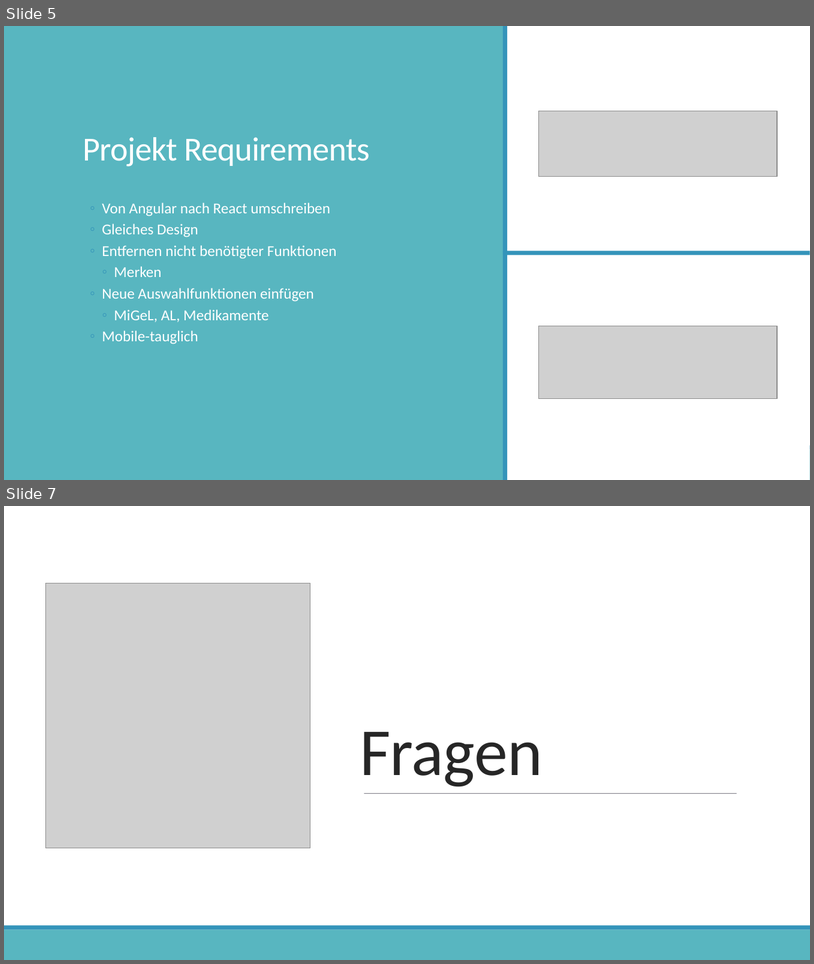
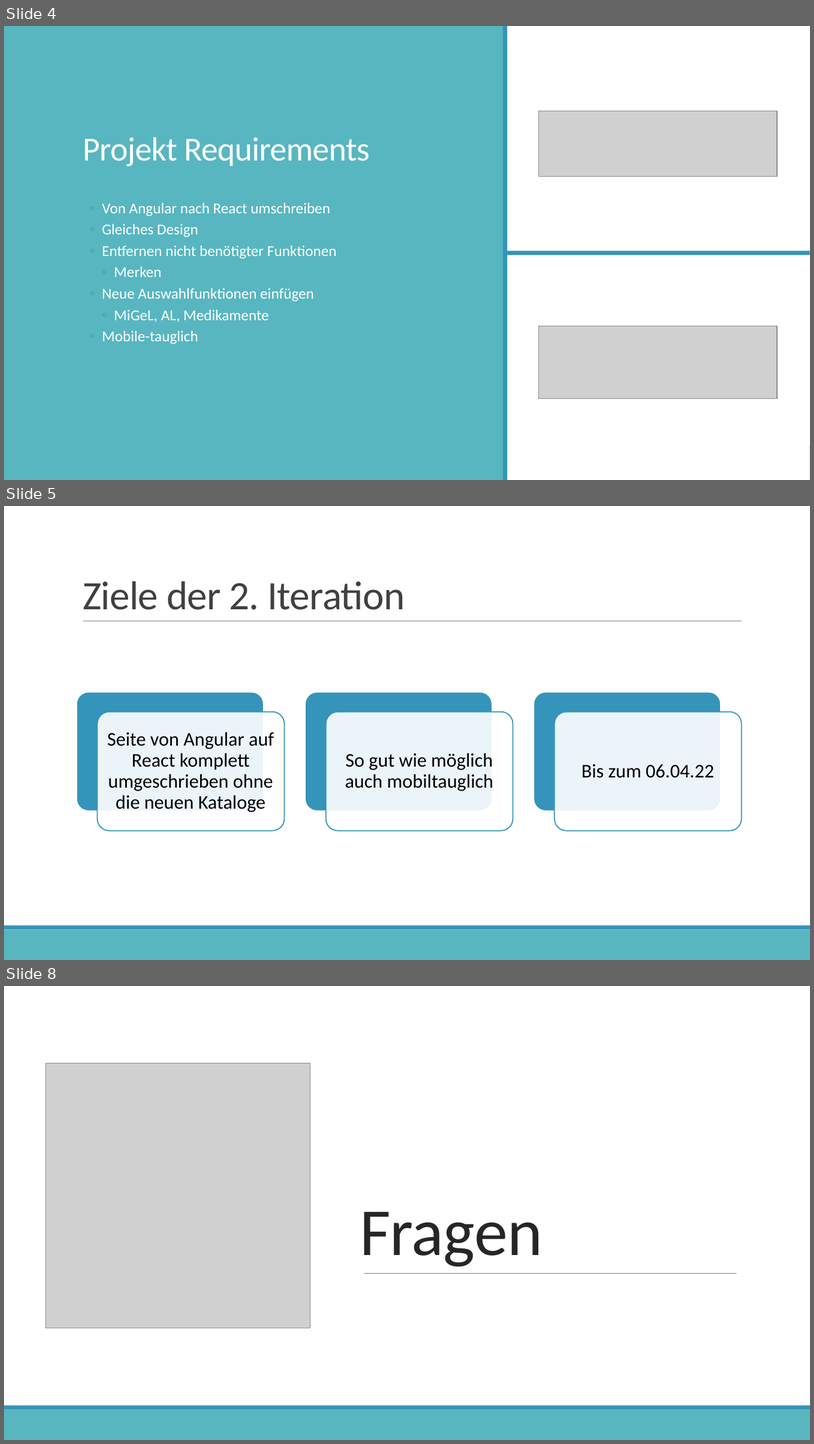
Before and after one commit to JanKoch99/PSE_DELIVERABLES, a slide deck: Präsentationen/3. Vortrag.pptx. Shown one above the other, each under a label of ours: slides 5 and 7 before the commit, slides 4, 5 and 8 after it; the slides between them are not shown. The pictures are 814x964 and 814x1444 pixels, drawn with LibreOffice and Linux fonts; fonts in the diff are those of the drawing; grey boxes stand for pictures; background and template pictures are left out. Boxes give left, top, right and bottom in pixels: in the first picture for what was removed or moved away, otherwise in the second. Text is boxed around its words. In the diff, an @@ line names an element or a change of style, - is before the commit and + after.

```diff
--- a/Präsentationen/3. Vortrag.pptx
+++ b/Präsentationen/3. Vortrag.pptx
@@ slide 5 added at [4, 506, 810, 960], background #FFFFFF; not listed: 2 template elements that a slide beside it also shows @@
@@ title added at [83, 581, 405, 610], 48 pt, text #404040 @@
+Ziele der 2. Iteration
@@ line added from (83, 621) to (743, 621), #808080 0.5 pt @@
@@ group added at [77, 692, 742, 830]: 6 rounded rectangles, 3 texts @@
+Seite von Angular auf React komplett umgeschrieben ohne die neuen Kataloge
+So gut wie möglich auch mobiltauglich
+Bis zum 06.04.22
@@ what was slide 5 is now slide 4 @@
@@ what was slide 7 is now slide 8 @@
```
Also in this commit, not shown: 2 slides changed.
